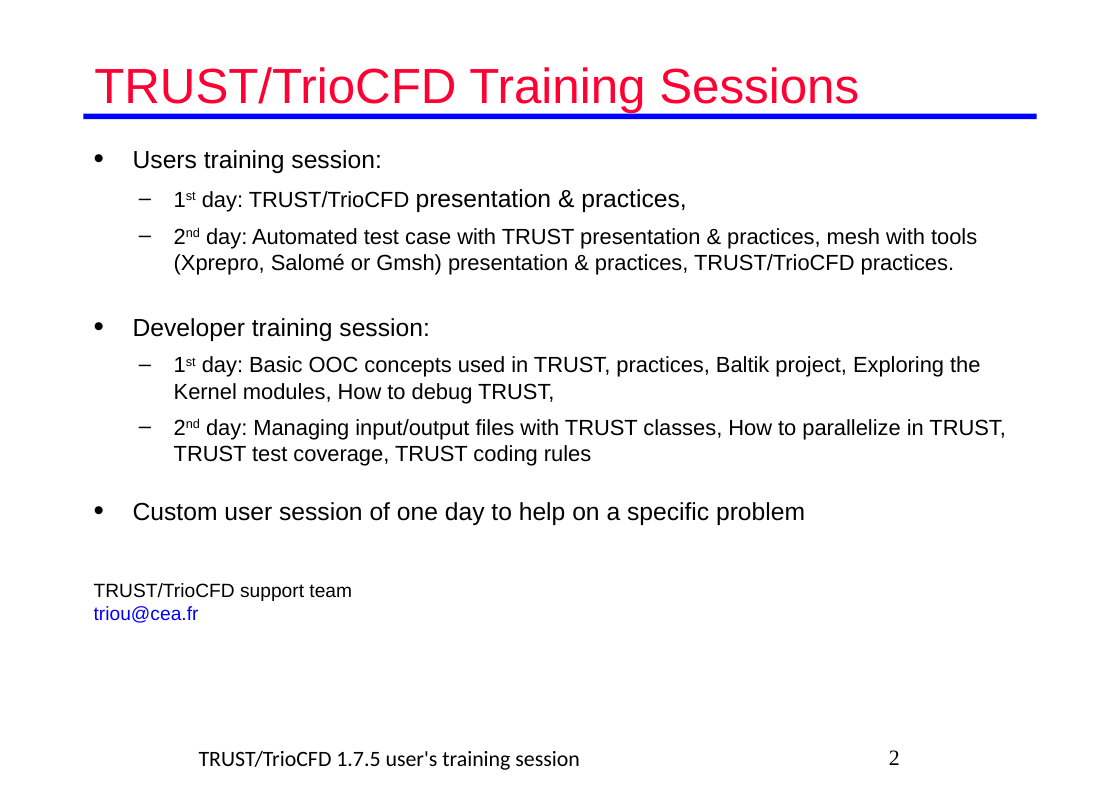
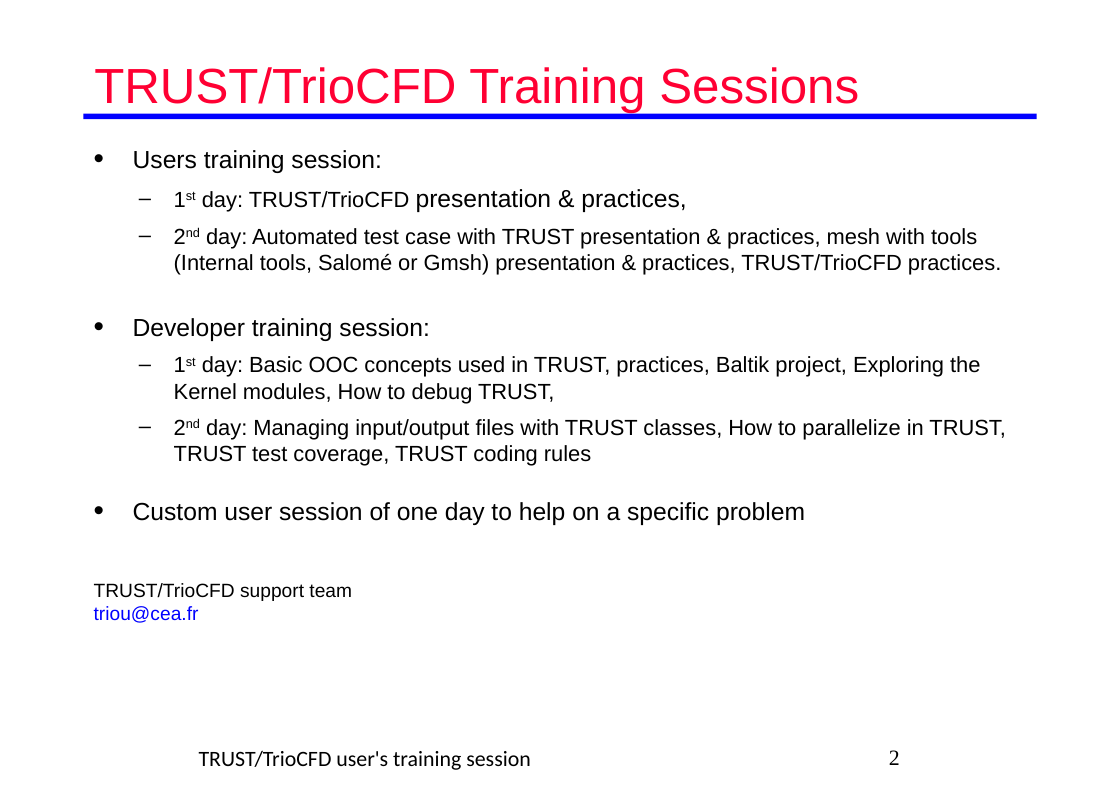
Before and after one commit to cea-trust-platform/trust-code, a slide deck: slide 2 of doc/TRUST/TRUST_and_TrioCFD_presentation.odp. Drawn at 1120x792 pixels with LibreOffice and Linux fonts; fonts in the diff are those of the drawing; background and template pictures are left out. Boxes give left, top, right and bottom in pixels: in the first picture for what was removed or moved away, otherwise in the second. Text is boxed around its words. In the diff, an @@ line names an element or a change of style, - is before the commit and + after.

```diff
--- a/doc/TRUST/TRUST_and_TrioCFD_presentation.odp
+++ b/doc/TRUST/TRUST_and_TrioCFD_presentation.odp
@@ text at [174, 228, 1001, 275]: text changed @@
-  – 2nd day: Automated test case with TRUST presentation & practices, mesh with tools (Xprepro, Salomé or Gmsh) presentation & practices, TRUST/TrioCFD practices.
+  – 2nd day: Automated test case with TRUST presentation & practices, mesh with tools (Internal tools, Salomé or Gmsh) presentation & practices, TRUST/TrioCFD practices.
@@ text at [199, 750, 531, 770]: text changed @@
-TRUST/TrioCFD 1.7.5 user's training session
+TRUST/TrioCFD user's training session
```
Also in this commit, not shown: 187 other slides changed, 19 other files.
